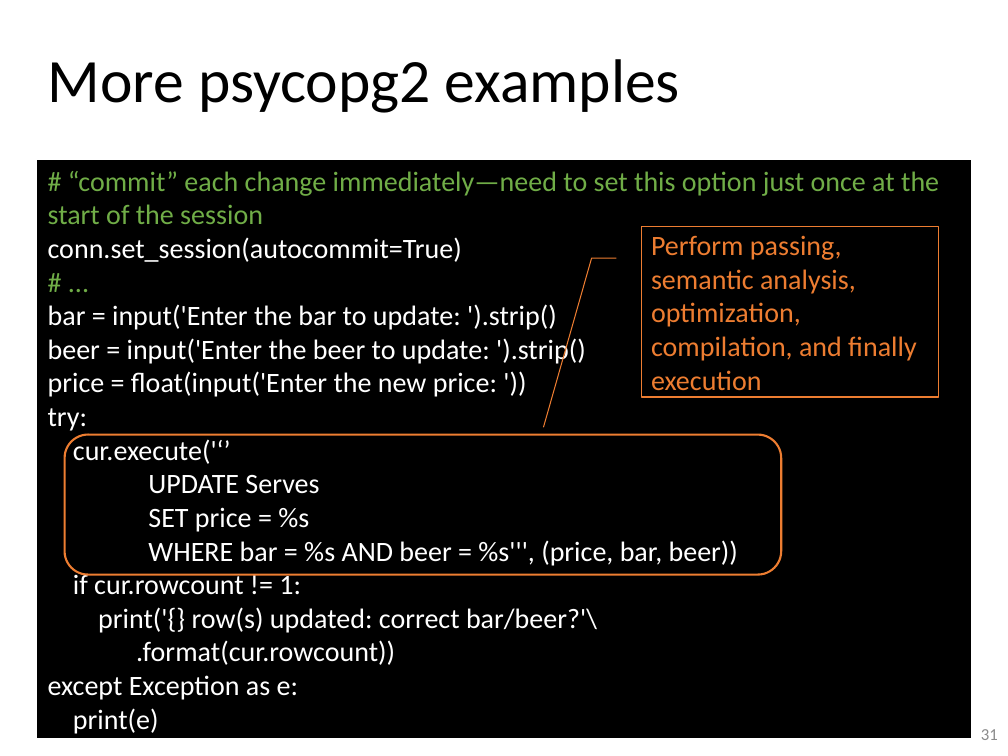
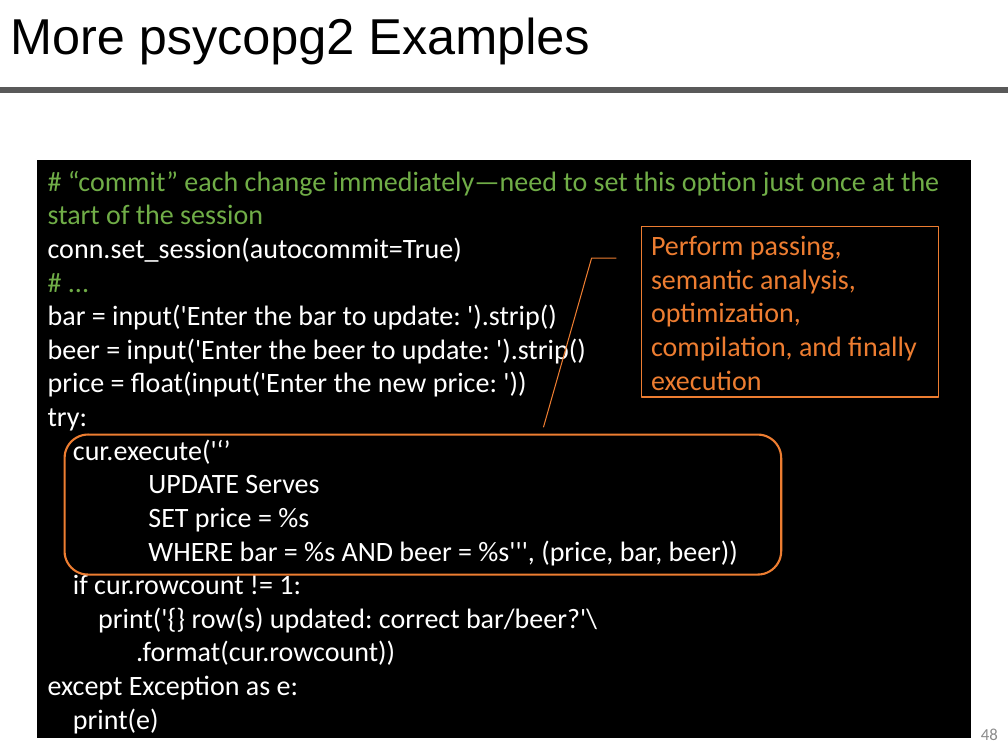
Before and after one commit to queryproc/slides, a slide deck: slide 48 of 06-sql-partIV-slides.pptx (slide 31 before the commit). Drawn at 1008x756 pixels with LibreOffice and Linux fonts; fonts in the diff are those of the drawing. Boxes give left, top, right and bottom in pixels: in the first picture for what was removed or moved away, otherwise in the second. Text is boxed around its words. In the diff, an @@ line names an element or a change of style, - is before the commit and + after.

```diff
--- a/06-sql-partIV-slides.pptx
+++ b/06-sql-partIV-slides.pptx
@@ text at (10, 17, 589, 64): text changed; size 44 to 36 pt; font Calibri to Arial @@
-More psycopg2 examples
+More psycopg2 Examples
@@ line added from (0, 90) to (1008, 90), #595959 4.5 pt @@
@@ page number at (981, 728, 998, 740): text changed @@
-31
+48
```
Also in this commit, not shown: 15 other slides changed, 39 slides added, 28 slides removed, 1 other file.
